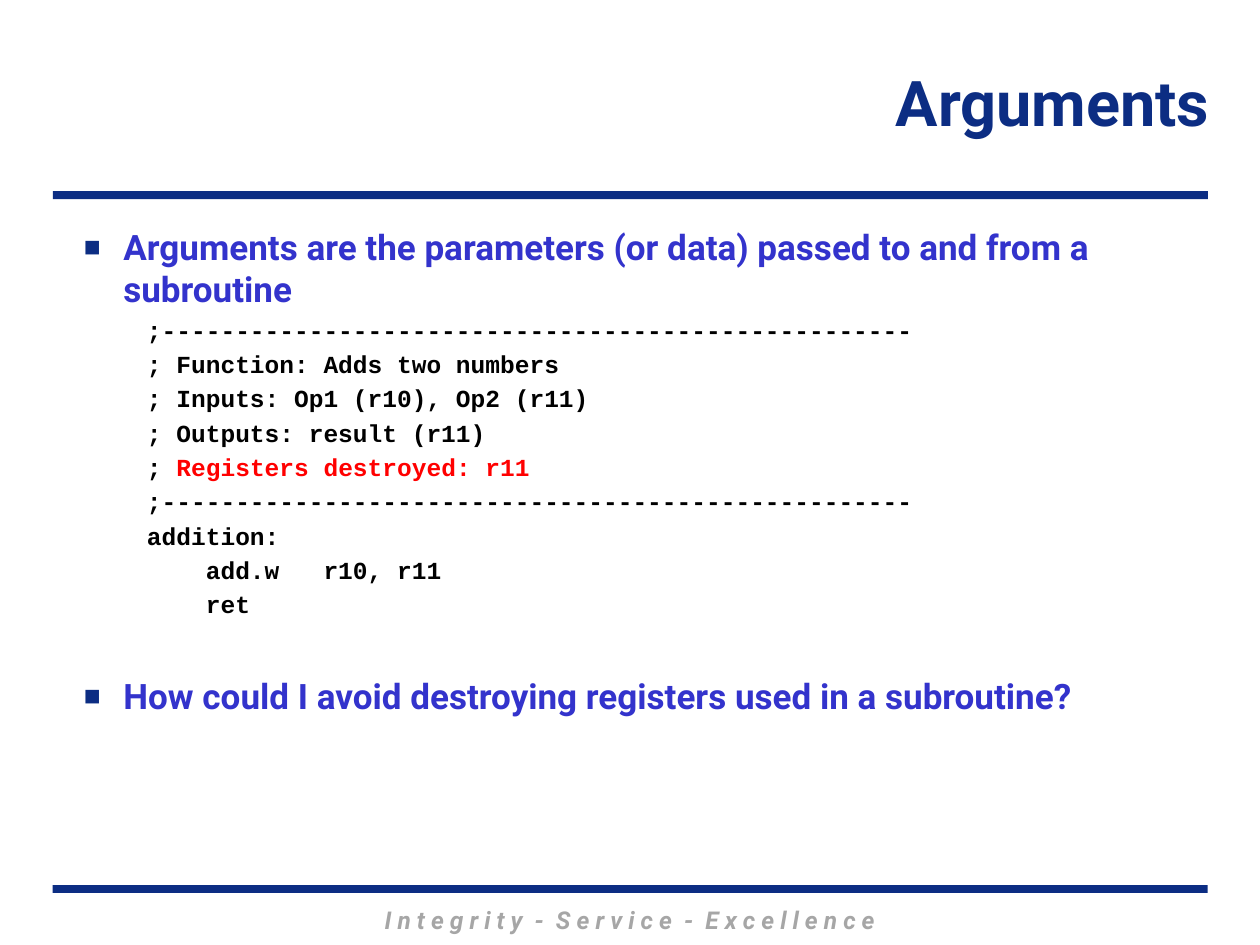
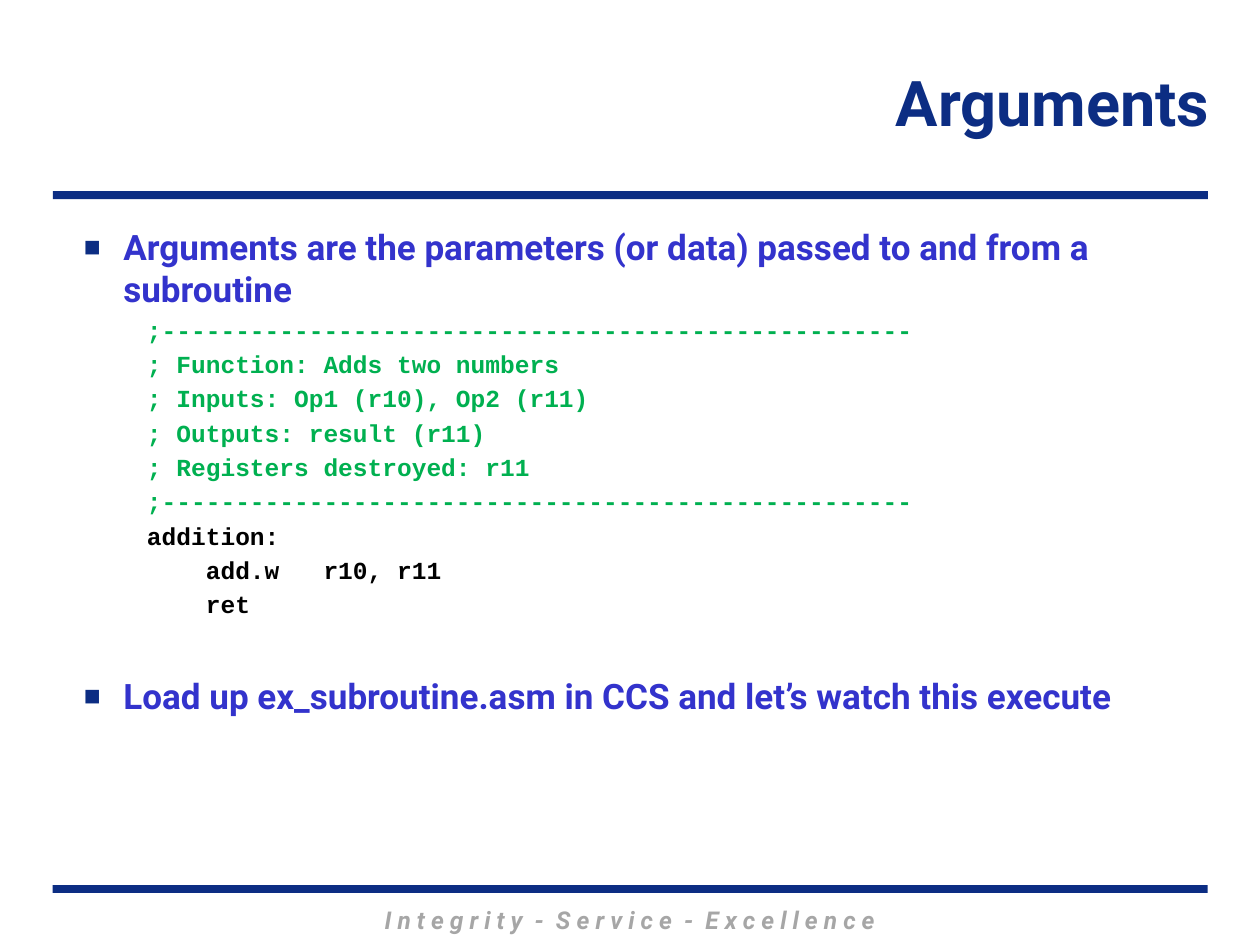
Before and after one commit to MarsUniversity/ECE382, a slide deck: slide 27 of source/lessons/lsn9-10/Lsn9-10.pptx (slide 28 before the commit). Drawn at 1260x945 pixels with LibreOffice and Linux fonts; fonts in the diff are those of the drawing; background and template pictures are left out. Boxes give left, top, right and bottom in pixels: in the first picture for what was removed or moved away, otherwise in the second. Text is boxed around its words. In the diff, an @@ line names an element or a change of style, - is before the commit and + after.

```diff
--- a/source/lessons/lsn9-10/Lsn9-10.pptx
+++ b/source/lessons/lsn9-10/Lsn9-10.pptx
@@ text at (x1=176, y1=355, x2=589, y2=482): text colour #000000 to #00B050 in ";---------------------------------------------------", "; Function: Adds two numbers", "; Inputs: Op1 (r10), Op2 (r11)", "; Outputs: result (r11)" and 2 more places; text colour #FF0000 to #00B050 in "Registers destroyed: r11" @@
@@ text at (x1=123, y1=682, x2=1111, y2=716): text changed @@
-■ How could I avoid destroying registers used in a subroutine?
+■ Load up ex_subroutine.asm in CCS and let’s watch this execute
```
Also in this commit, not shown: 7 other slides changed, 1 slide removed, 1 other file.
